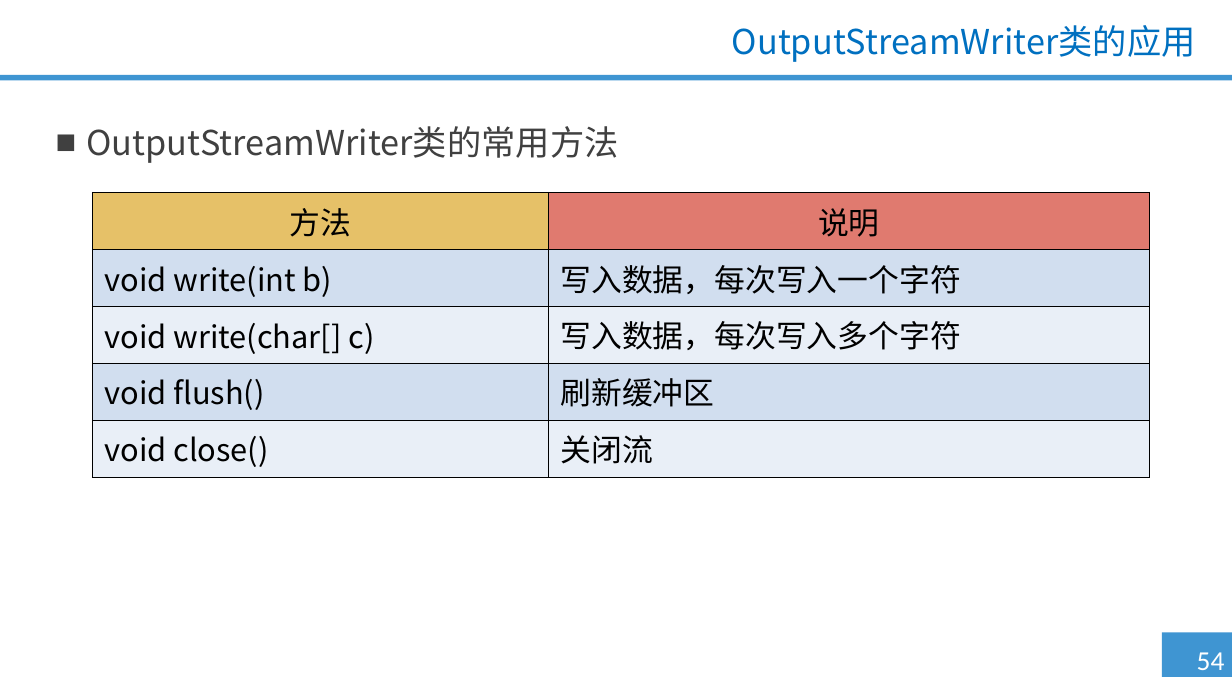
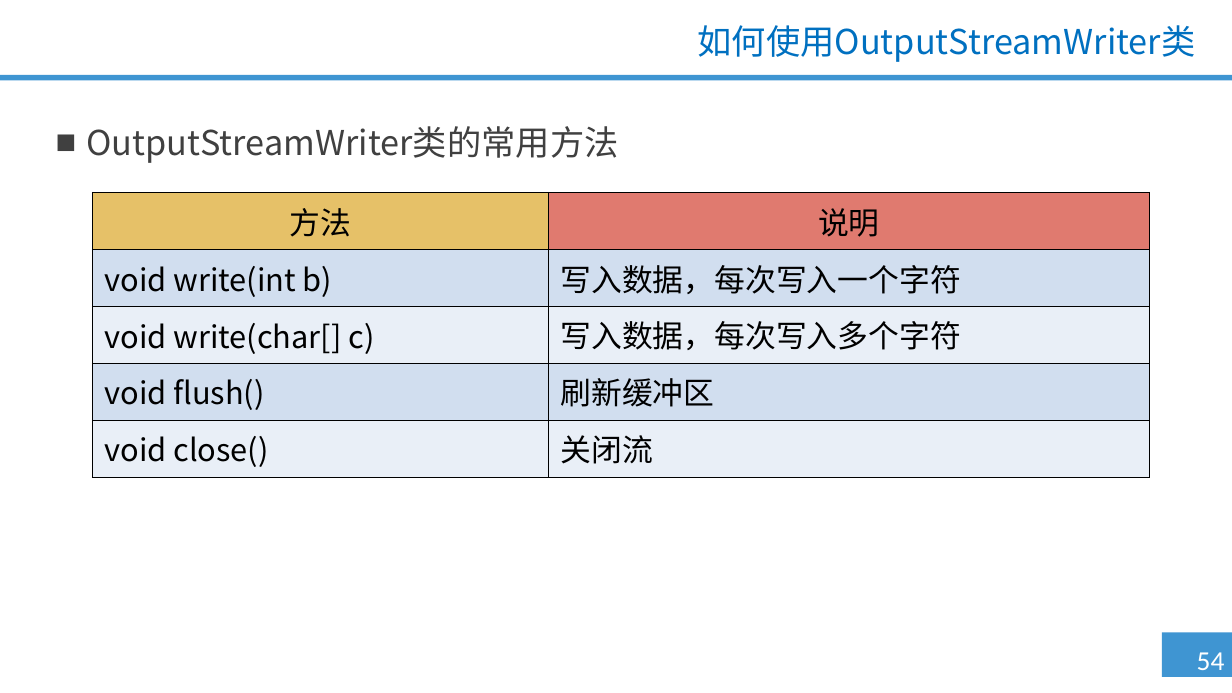
Before and after one commit to qzc70919700/--Java-, a slide deck: slide 54 of 第八单元 IO流（二）/1.0.0.0/PPT/第八单元 IO流（二）.pptx. Drawn at 1232x693 pixels with LibreOffice and Linux fonts; fonts in the diff are those of the drawing; background and template pictures are left out. Boxes give left, top, right and bottom in pixels: in the first picture for what was removed or moved away, otherwise in the second. Text is boxed around its words. In the diff, an @@ line names an element or a change of style, - is before the commit and + after.

```diff
--- a/第八单元 IO流（二）/1.0.0.0/PPT/第八单元 IO流（二）.pptx
+++ b/第八单元 IO流（二）/1.0.0.0/PPT/第八单元 IO流（二）.pptx
@@ title at bbox=[698, 25, 1196, 62]: text changed @@
-OutputStreamWriter类的应用
+如何使用OutputStreamWriter类
```
Also in this commit, not shown: 31 other slides changed, 1 other file.
